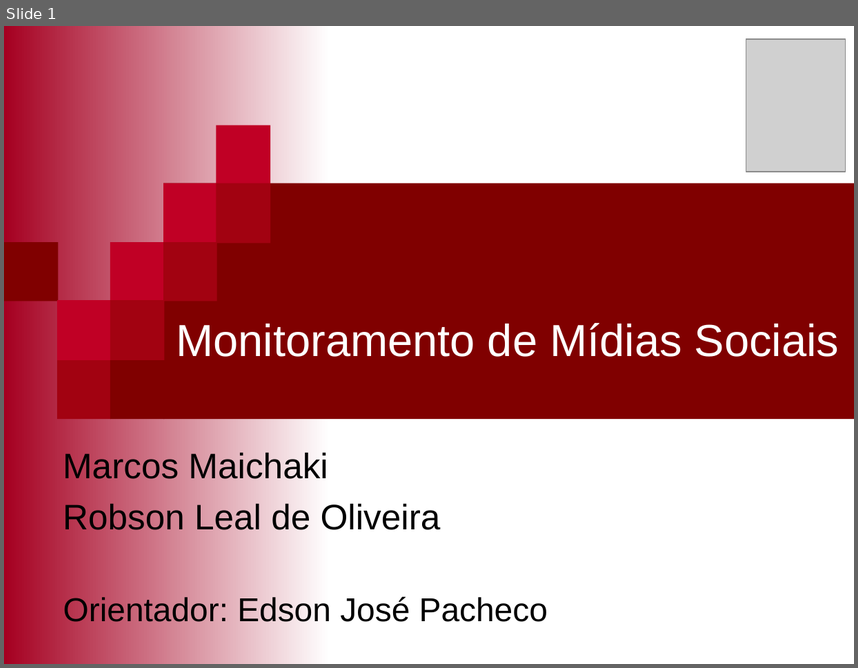
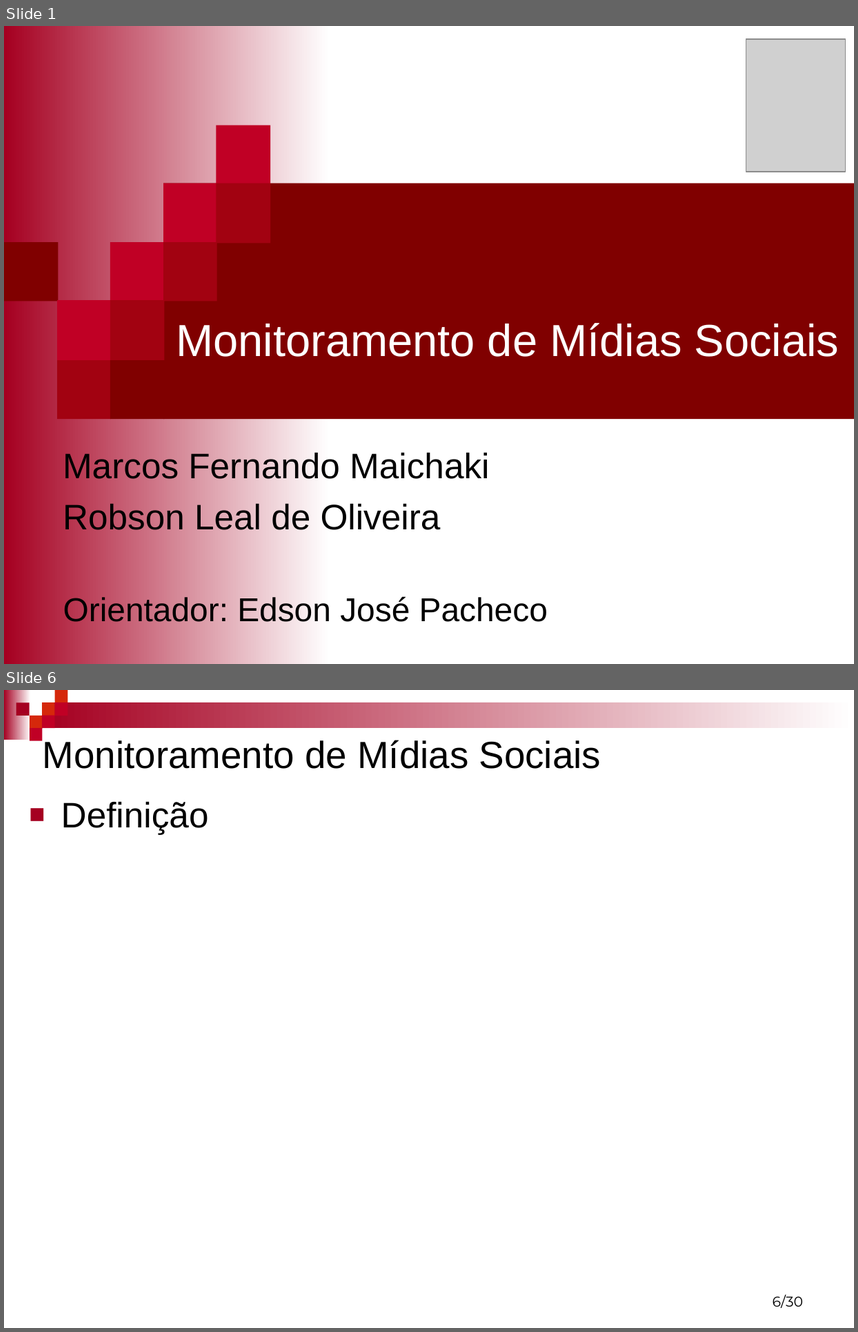
Before and after one commit to mfernado/my-project-socialmonitor, a slide deck: Artigo/Monitoramento de mídias Sociais - Marcos e Robson.ppt. Shown one above the other, each under a label of ours: slide 1 before the commit, slides 1 and 6 after it; the slides between them are not shown. The pictures are 858x668 and 858x1332 pixels, drawn with LibreOffice and Linux fonts; fonts in the diff are those of the drawing; grey boxes stand for pictures; background and template pictures are left out. Boxes give left, top, right and bottom in pixels: in the first picture for what was removed or moved away, otherwise in the second. Text is boxed around its words. In the diff, an @@ line names an element or a change of style, - is before the commit and + after.

```diff
--- a/Artigo/Monitoramento de mídias Sociais - Marcos e Robson.ppt
+++ b/Artigo/Monitoramento de mídias Sociais - Marcos e Robson.ppt
@@ slide 6 added at (x1=4, y1=690, x2=854, y2=1328), background #FFFFFF @@
@@ group added at (x1=4, y1=690, x2=854, y2=741): 9 rectangles @@
@@ title added at (x1=43, y1=740, x2=601, y2=769), 32 pt, text #000000 @@
+Monitoramento de Mídias Sociais
@@ text added at (x1=61, y1=801, x2=209, y2=834), 30 pt, text #000000 @@
+■ Definição
@@ page number added at (x1=773, y1=1294, x2=804, y2=1308), 12 pt, text #000000 @@
+6/30
@@ slide 1 changed as well @@
@@ subtitle at (x1=63, y1=450, x2=489, y2=485): text changed @@
-Marcos Maichaki
+Marcos Fernando Maichaki
```
Also in this commit, not shown: 7 other slides added, 3 slides removed.
